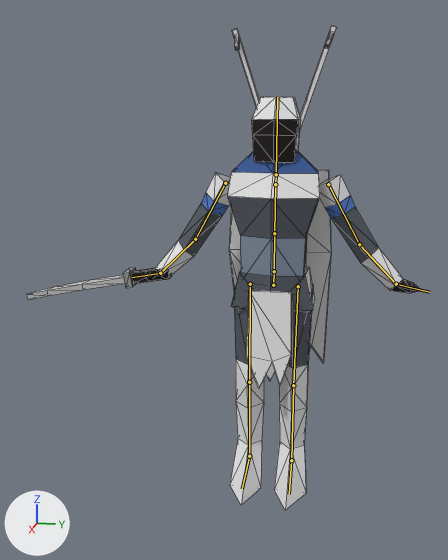
The Blender file art/models/units/sandrider.fremen.blend, before and after one commit.
Camera for both pictures: a 50 mm camera at (1.186, 0.137, 0.726) aimed at (0.05, -0.091, 0.442). Lighting does not change. The marker at lower left points along +X, +Y and +Z. The older version comes first. The bones that bend it are drawn over the model as lines. Mesh edges are drawn as thin lines.

In view in the first picture: 'body', 'weapons0'.
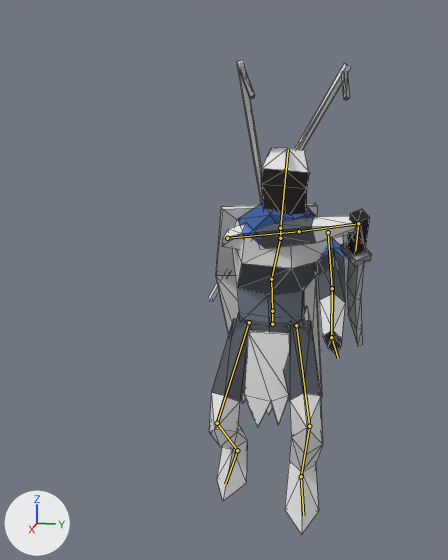
The newer file adds an action. The first version stands in its rest pose; the second is drawn at frame 3 of the action 'shoot'.

What differs and where, as boxes (x1, y1, x2, y2) in the pictures (448 x 560 px):
'body', posed (44% narrower): before (143, 26, 421, 510); after (208, 60, 364, 534)
'weapons0', posed (78% narrower, 318% taller): before (26, 268, 172, 300); after (340, 209, 372, 346)
bone 'hips', root to tip: before (273, 285) to (274, 271); after (272, 324) to (272, 311)
bone 'spine', root to tip: before (274, 271) to (274, 233); after (272, 311) to (271, 279)
bone 'chest', root to tip: before (274, 233) to (275, 184); after (271, 279) to (280, 238)
bone 'neck', root to tip: before (275, 184) to (276, 174); after (280, 238) to (280, 228)
bone 'head', root to tip: before (276, 174) to (277, 97); after (280, 228) to (288, 149)
bone 'upper_arm.L', root to tip: before (328, 184) to (359, 244); after (328, 232) to (332, 288)
bone 'forearm.L', root to tip: before (359, 244) to (396, 284); after (332, 288) to (331, 337)
bone 'hand.L', root to tip: before (396, 284) to (429, 292); after (331, 337) to (338, 358)
bone 'upper_arm.R', root to tip: before (225, 183) to (195, 239); after (227, 238) to (299, 231)
bone 'forearm.R', root to tip: before (195, 239) to (160, 273); after (299, 231) to (358, 223)
bone 'hand.R', root to tip: before (160, 273) to (131, 277); after (358, 223) to (355, 251)
bone 'thigh.L', root to tip: before (298, 286) to (293, 385); after (296, 325) to (309, 426)
bone 'shin.L', root to tip: before (293, 385) to (291, 460); after (309, 426) to (301, 476)
bone 'foot.L', root to tip: before (291, 460) to (289, 494); after (301, 476) to (303, 515)
bone 'thigh.R', root to tip: before (250, 284) to (249, 382); after (249, 322) to (217, 423)
bone 'shin.R', root to tip: before (249, 382) to (249, 456); after (217, 423) to (237, 450)
bone 'foot.R', root to tip: before (249, 456) to (242, 489); after (237, 450) to (225, 484)

What the commit changed:
Bone 'hips' (bone_hips) moves from (0.0, 0.0, 0.0) to (0.01, -0.078, 0.0).
Bone 'spine' (bone_spine) turns from (0, 0, 0) to (0, 0, -19) degrees about its own x, y and z.
Bone 'chest' (bone_chest) turns from (0, 0, 0) to (-13, 26, -8) degrees about its own x, y and z.
Bone 'neck' (bone_neck) turns from (0, 0, 0) to (4, -1, 17) degrees about its own x, y and z.
Bone 'head' (bone_head) turns from (0, 0, 0) to (-11, -22, 17) degrees about its own x, y and z.
Bone 'upper_arm.L' (bone_upper_arm_l) turns from (0, 0, 0) to (-26, -20, -76) degrees about its own x, y and z.
Bone 'forearm.L' (bone_forearm_l) turns from (0, 0, 0) to (-20, 1, 7) degrees about its own x, y and z.
Bone 'hand.L' (bone_hand_l) turns from (0, 0, 0) to (-24, -6, -30) degrees about its own x, y and z.
Bone 'upper_arm.R' (bone_upper_arm_r) turns from (0, 0, 0) to (101, 59, -45) degrees about its own x, y and z.
Bone 'forearm.R' (bone_forearm_r) turns from (0, 0, 0) to (16, -2, 11) degrees about its own x, y and z.
Bone 'hand.R' (bone_hand_r) turns from (0, 0, 0) to (-84, 3, 12) degrees about its own x, y and z.
Bone 'thigh.L' (bone_thigh_l) turns from (0, 0, 0) to (13, 5, -42) degrees about its own x, y and z.
Bone 'shin.L' (bone_shin_l) turns from (0, 0, 0) to (-10, 7, 70) degrees about its own x, y and z.
Bone 'foot.L' (bone_foot_l) turns from (0, 0, 0) to (22, 1, -3) degrees about its own x, y and z.
Bone 'thigh.R' (bone_thigh_r) turns from (0, 0, 0) to (-11, -3, -30) degrees about its own x, y and z.
Bone 'shin.R' (bone_shin_r) turns from (0, 0, 0) to (15, -10, 71) degrees about its own x, y and z.
Bone 'foot.R' (bone_foot_r) turns from (0, 0, 0) to (34, 4, -14) degrees about its own x, y and z.
